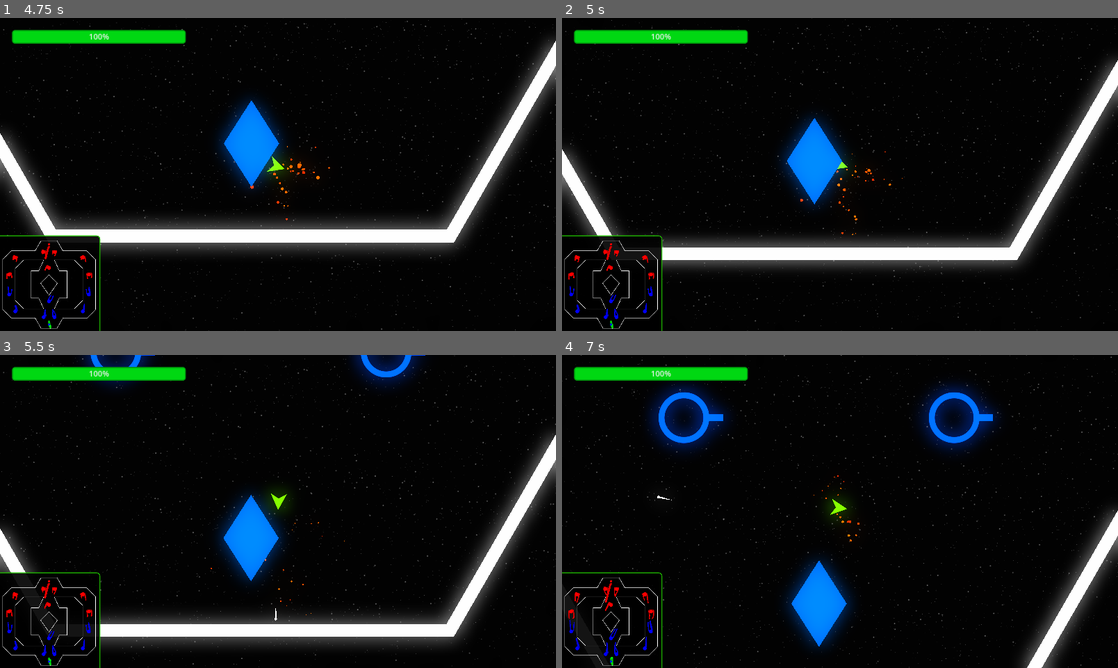
Above: before the commit, frames 1-4 (two rows, left to right).
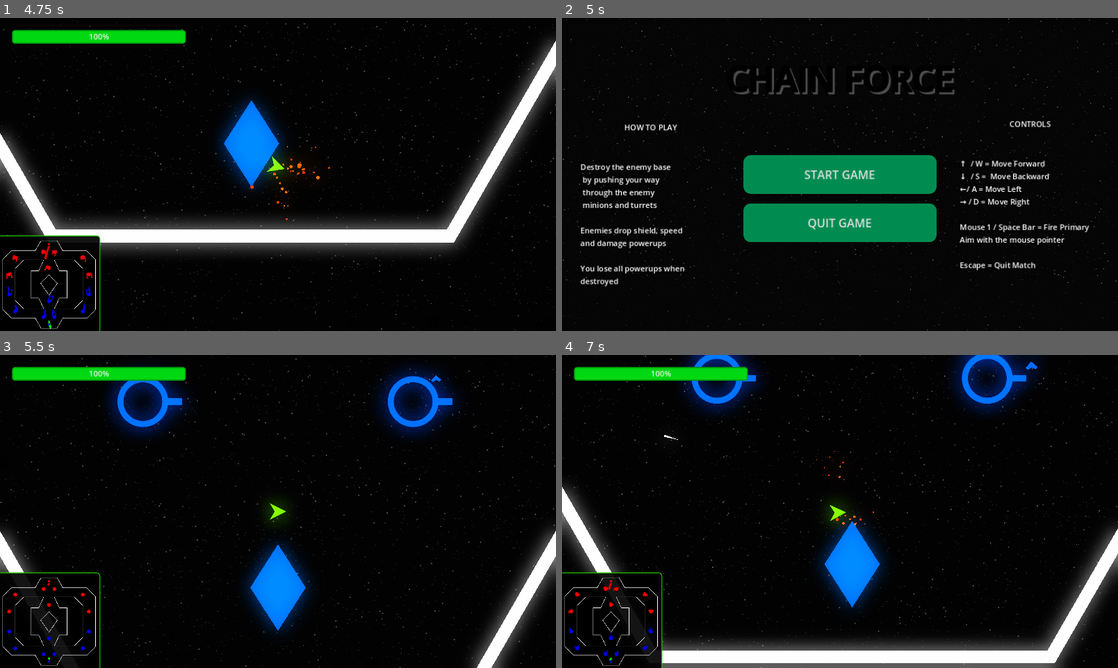
Above: after the commit, the same moments.

Repository: harmony-one/Project-G
Game: Godot game, scene res://Scenes/MainMenu/main_menu.tscn
The game is run twice, just before and just after one commit, with the same random seed, the same clock (stepped at 60 frames per second) and the same inputs.
Inputs (mouse positions are in pixels of both pictures, inside the frame that each line leads up to):
- Up to frame 1 (4.75 s): click "START GAME" at 0.5 s; move the mouse to (400, 158) at 1.27 s; hold D (move_right) 1.28-2.03 s; tap S (decelerate) at 1.35, 2.85, 4.35 s; move the mouse to (166, 190) at 2.02 s; hold A (move_left) 2.03-2.78 s; click (166, 190) at 2.1 s; move the mouse to (333, 105) at 2.77 s; hold D (move_right) 2.78-3.53 s; move the mouse to (250, 237) at 3.52 s; hold W (accelerate) 3.53-4.28 s; click (250, 237) at 3.6 s; move the mouse to (444, 221) at 4.27 s; hold A (move_left) from 4.28 s (still down)
- Up to frame 2 (5 s): keep holding A (move_left); tap Escape at 4.9 s
- Up to frame 3 (5.5 s): release A (move_left) at 5 s; click (278, 511) at 5 s, where only the run after the commit has a clickable "START GAME"
- Up to frame 4 (7 s): move the mouse to (673, 464) at 5.77 s; hold A (move_left) from 5.78 s (still down); click (673, 464) at 5.85 s; move the mouse to (867, 511) at 6.52 s; tap S (decelerate) at 6.6 s

Frame 1 is identical in both runs. In frame 2, 26% of the frame differs, in the area x 0-100%, y 0-100%; in frame 3, 23%; in frame 4, 23%.

Commit message:
escape quits game

Diff:
--- a/game/chainforce_alpha/Scenes/Player/player.gd
+++ b/game/chainforce_alpha/Scenes/Player/player.gd
@@ -48,6 +48,9 @@
 func _physics_process(delta: float) -> void:
 	if is_dead:
 		return
+
+	if Input.is_key_pressed(KEY_ESCAPE):
+		get_tree().change_scene_to_file("res://Scenes/MainMenu/main_menu.tscn")
 
 	handle_acceleration(delta)
 	handle_strafing(delta)
